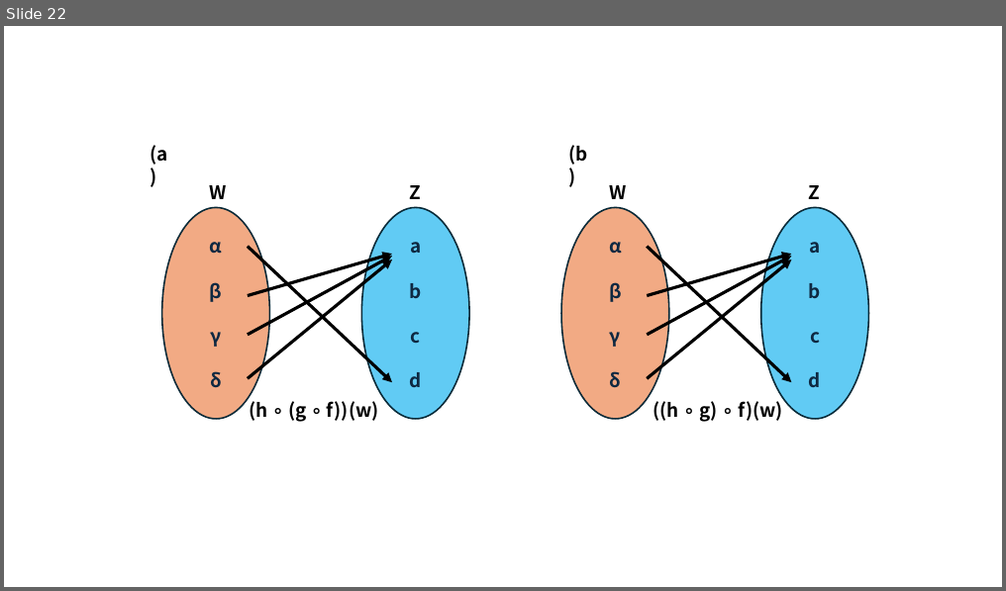
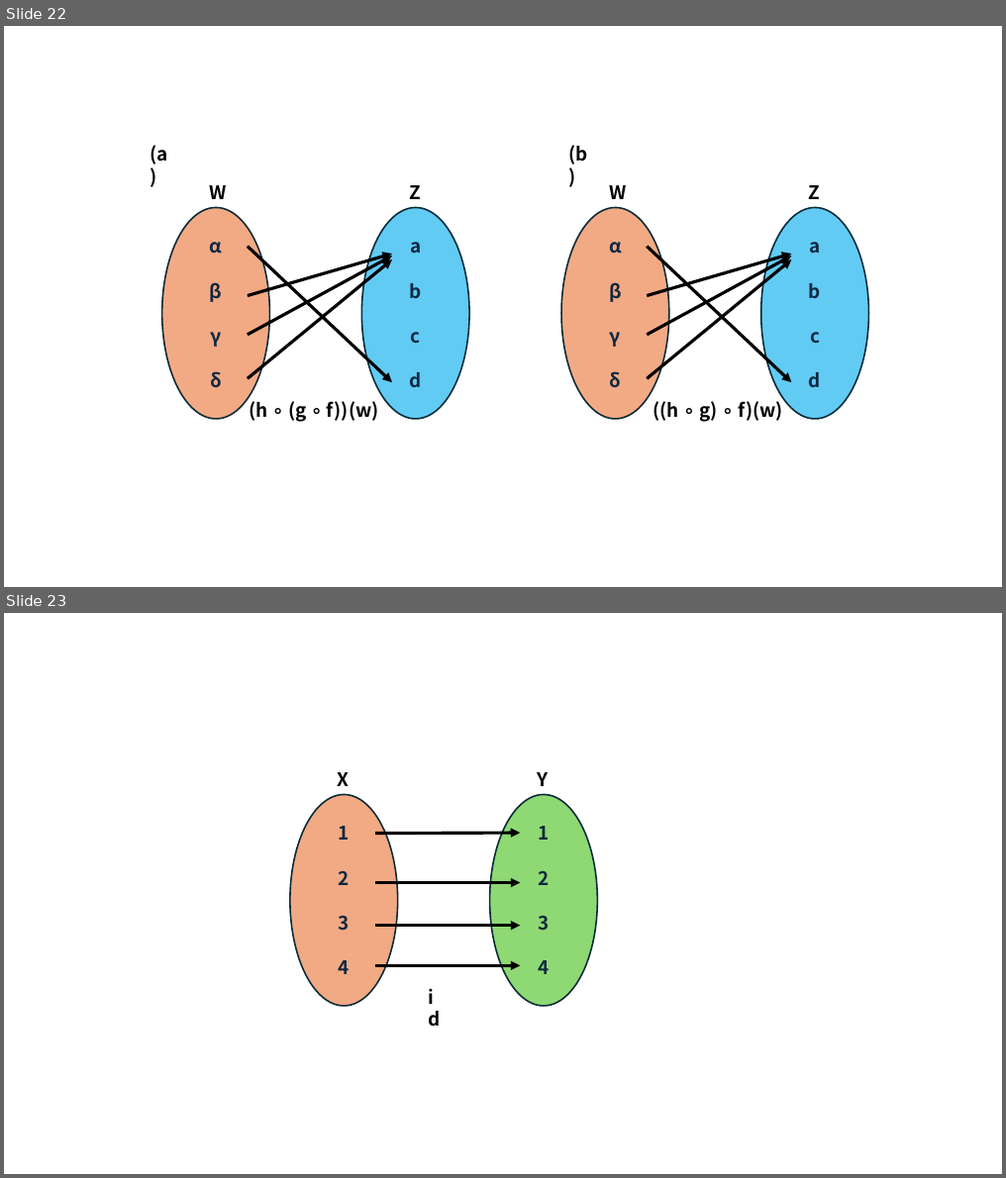
Before and after one commit to corn1200/GameMath-example, a slide deck: img/그림.pptx. Shown one above the other, each under a label of ours: slide 22 before the commit, slides 22 and 23 after it. The pictures are 1006x591 and 1006x1178 pixels, drawn with LibreOffice and Linux fonts; fonts in the diff are those of the drawing. Boxes give left, top, right and bottom in pixels: in the first picture for what was removed or moved away, otherwise in the second. Text is boxed around its words. In the diff, an @@ line names an element or a change of style, - is before the commit and + after.

```diff
--- a/img/그림.pptx
+++ b/img/그림.pptx
@@ slide 23 added at bbox=[4, 613, 1002, 1174], background #FFFFFF @@
@@ text added at bbox=[338, 772, 350, 786], 18 pt, text #000000, bold @@
+X
@@ text added at bbox=[538, 772, 548, 786], 18 pt, text #000000, bold @@
+Y
@@ ellipse added at bbox=[290, 795, 398, 1006], fill #F2AA84, outline #092A39 1.5 pt, 18 pt, text #0E2841, bold @@
+1
+2
+3
+4
@@ ellipse added at bbox=[490, 795, 598, 1006], fill #8ED973, outline #092A39 1.5 pt, 18 pt, text #0E2841, bold @@
+1
+2
+3
+4
@@ arrow added from (375, 833) to (520, 833), #000000 3 pt @@
@@ arrow added from (375, 882) to (520, 882), #000000 3 pt @@
@@ arrow added from (375, 926) to (520, 926), #000000 3 pt @@
@@ arrow added from (375, 965) to (520, 965), #000000 3 pt @@
@@ text added at bbox=[421, 982, 453, 1012], 18 pt, text #000000, bold @@
+id
```
Also in this commit, not shown: 8 other slides added, 34 other files.
